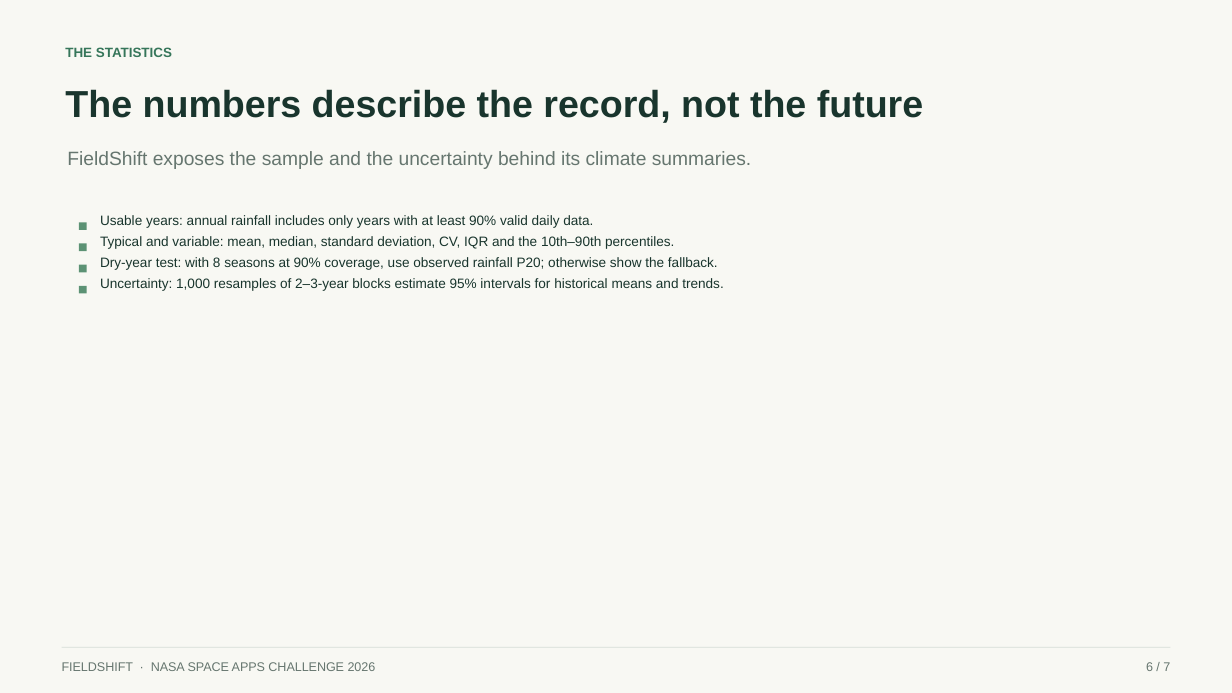
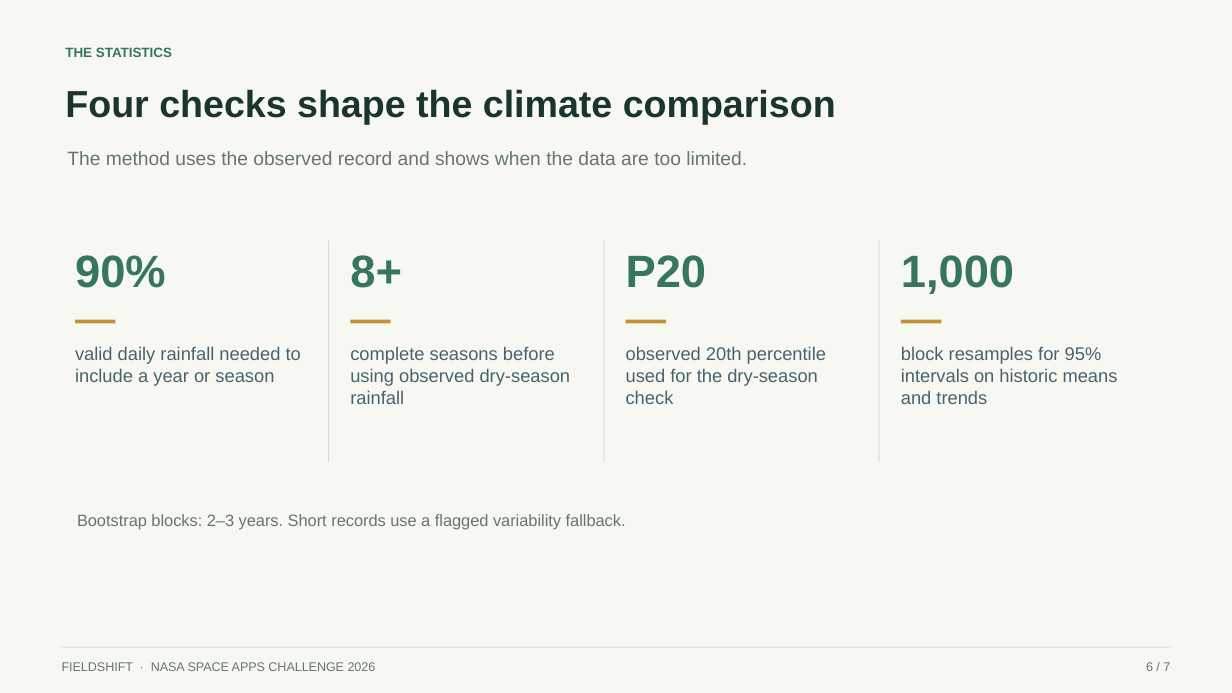
Before and after one commit to vtrsharvin-sj/Field-Shift, a slide deck: slide 6 of public/demo/FieldShift-Demo-v2.pptx. Drawn at 1232x693 pixels with LibreOffice and Linux fonts; fonts in the diff are those of the drawing. Boxes give left, top, right and bottom in pixels: in the first picture for what was removed or moved away, otherwise in the second. Text is boxed around its words. In the diff, an @@ line names an element or a change of style, - is before the commit and + after.

```diff
--- a/public/demo/FieldShift-Demo-v2.pptx
+++ b/public/demo/FieldShift-Demo-v2.pptx
@@ text at [65, 89, 836, 125]: text changed @@
-The numbers describe the record, not the future
+Four checks shape the climate comparison
@@ text at [67, 151, 747, 165]: text changed @@
-FieldShift exposes the sample and the uncertainty behind its climate summaries.
+The method uses the observed record and shows when the data are too limited.
@@ rectangle removed at [79, 223, 86, 230] @@
@@ text removed at [100, 215, 593, 228] @@
-Usable years: annual rainfall includes only years with at least 90% valid daily data.
@@ text removed at [100, 236, 674, 249] @@
-Typical and variable: mean, median, standard deviation, CV, IQR and the 10th–90th percentiles.
@@ text added at [75, 255, 166, 288], 35.2 pt, text #36765A, bold @@
+90%
@@ rectangle removed at [79, 244, 86, 251] @@
@@ rectangle removed at [79, 264, 86, 272] @@
@@ text removed at [100, 257, 718, 270] @@
-Dry-year test: with 8 seasons at 90% coverage, use observed rainfall P20; otherwise show the fallback.
@@ rectangle added at [328, 240, 329, 462], fill #D5DDD7 @@
@@ text added at [350, 255, 402, 288], 35.2 pt, text #36765A, bold @@
+8+
@@ rectangle added at [604, 240, 604, 462], fill #D5DDD7 @@
@@ text added at [626, 255, 707, 288], 35.2 pt, text #36765A, bold @@
+P20
@@ rectangle added at [879, 240, 880, 462], fill #D5DDD7 @@
@@ text added at [901, 255, 1014, 294], 35.2 pt, text #36765A, bold @@
+1,000
@@ rectangle removed at [79, 286, 86, 293] @@
@@ text removed at [100, 278, 723, 291] @@
-Uncertainty: 1,000 resamples of 2–3-year blocks estimate 95% intervals for historical means and trends.
@@ rectangle added at [75, 320, 116, 323], fill #C69037 @@
@@ rectangle added at [350, 320, 391, 323], fill #C69037 @@
@@ rectangle added at [626, 320, 666, 323], fill #C69037 @@
@@ rectangle added at [901, 320, 942, 323], fill #C69037 @@
@@ text added at [75, 346, 301, 386], 14.2 pt, text #49636B @@
+valid daily rainfall needed to include a year or season
@@ text added at [350, 346, 571, 404], 14.2 pt, text #49636B @@
+complete seasons before using observed dry-season rainfall
@@ text added at [626, 346, 826, 404], 14.2 pt, text #49636B @@
+observed 20th percentile used for the dry-season check
@@ text added at [901, 346, 1118, 404], 14.2 pt, text #49636B @@
+block resamples for 95% intervals on historic means and trends
@@ text added at [77, 514, 626, 529], 12.8 pt, text #66766F @@
+Bootstrap blocks: 2–3 years. Short records use a flagged variability fallback.
```
Also in this commit, not shown: 2 other files.
